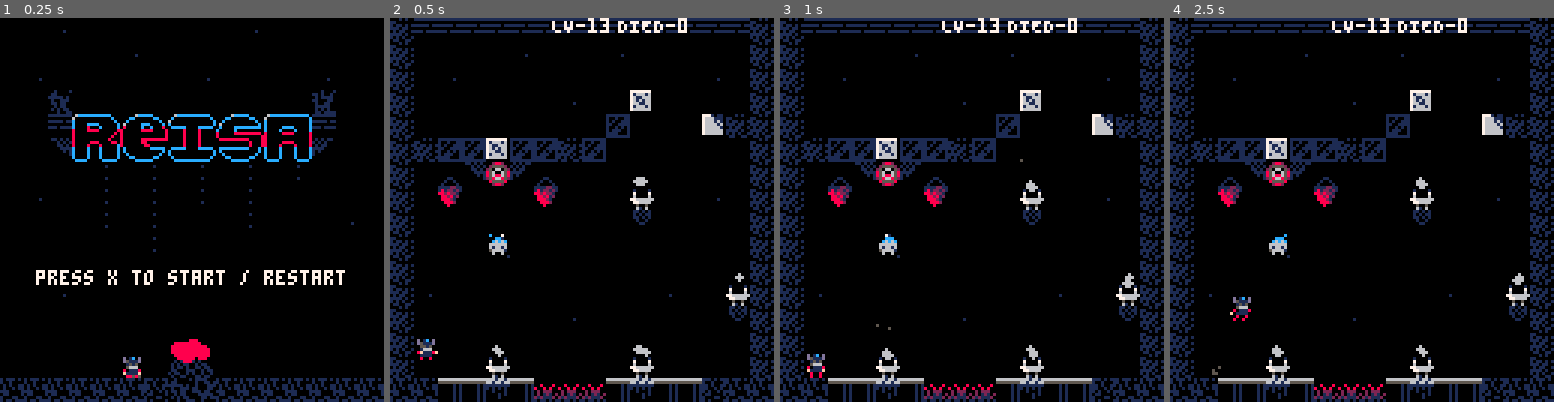
Above: before the commit, frames 1-4 (left to right).
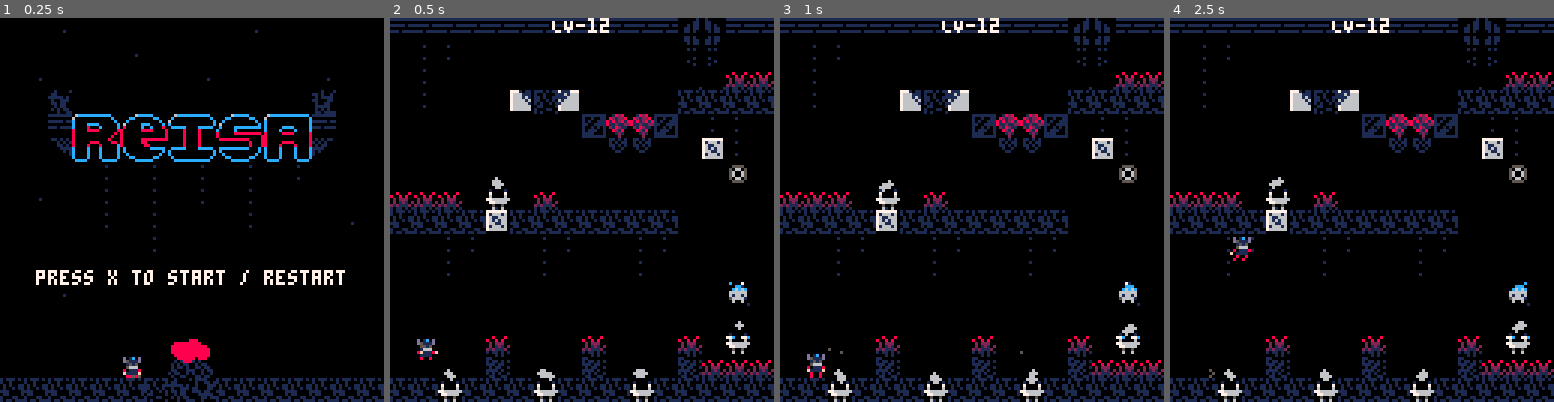
Above: after the commit, the same moments.

Repository: han-sen/pico-8-tests
Game: PICO-8 cartridge reisa/reisa.p8
Two runs of this game, one before a commit and one after it. Both use one fixed random seed, a clock stepped at 60 frames per second and the inputs below.
Inputs:
- Up to frame 1 (0.25 s): no input
- Up to frame 2 (0.5 s): tap X (X key) at 0.33 s
- Up to frame 3 (1 s): no input
- Up to frame 4 (2.5 s): tap X (X key) at 1.07, 1.85 s; hold Right 1.6-2.1 s; hold Up 2.15-2.42 s; hold Right from 2.47 s (still down)

Frame 1 is identical in both runs. In frame 2, 22% of the frame differs, in the area x 0-100%, y 0-100%; in frame 3, 22%; in frame 4, 23%.

Commit message:
added victory screen stats

Diff:
--- a/reisa/reisa.p8
+++ b/reisa/reisa.p8
@@ -46,7 +46,8 @@
 		map_start = 0,
 		map_end = 128,
 		menu_anim_1 = 0,
-		menu_anim_2 = 0
+		menu_anim_2 = 0,
+		finish_time = 0
 	}
 	effects = {}
 	bullets = {}
@@ -84,10 +85,6 @@
 
 -- DEBUG OUTPUT
 function draw_debug()
-	if world.current_level > 1 then
-		print("LV-"..world.current_level, game_camera.cam_x + 54, game_camera.cam_y, 7)
-		print("DIED-"..death_count, game_camera.cam_x + 76, game_camera.cam_y, 7)
-	end
 end
 
 function update_game()
@@ -162,14 +159,14 @@
 07766660077666600776666007766660000000000000000000000000000000000000000000000000000000000000000000000000000000000000000000000000
 00500500005005000050050000500500000000000000000000000000000000000000000000000000000000000000000000000000000000000000000000000000
 00600600006006000060060000600600000100000000000000000000000000000000000000000000000000000000000000000000000000000000000000000000
-01112210001828000282200000000000000000000000000000000000000000000000000000000000000000000000000000000000000000000000000000000000
-28122122082122808118281000000000000000000000000000000000000000000000000000000000000000000000000000000000000000000000000000000000
-88282210818128182880222000000000000000000000000000000000000000000000000000000000000000000000000000000000000000000000000000000000
-08828120811211220220018000000000000000000000000000000000000000000000000000000000000000000000000000000000000000000000000000000000
-08882100021821100028102200000000000000000000000000000000000000000000000000000000000000000000000000000000000000000000000000000000
-00888200008218001001200000000000000000000000000000000000000000000000000000000000000000000000000000000000000000000000000000000000
-00080000000121002800820000000000000000000000000000000000000000000000000000000000000000000000000000000000000000000000000000000000
-00000000000020000201228000000000000000000000000000000000000000000000000000000000000000000000000000000000000000000000000000000000
+01112210001828000282200000666600000000000000000000000000000000000000000000000000000000000000000000000000000000000000000000000000
+28122122082122808118281006777750000000000000000000000000000000000000000000000000000000000000000000000000000000000000000000000000
+88282210818128182880222067707775000000000000000000000000000000000000000000000000000000000000000000000000000000000000000000000000
+08828120811211220220018067707775000000000000000000000000000000000000000000000000000000000000000000000000000000000000000000000000
+08882100021821100028102267750075000000000000000000000000000000000000000000000000000000000000000000000000000000000000000000000000
+00888200008218001001200067777775000000000000000000000000000000000000000000000000000000000000000000000000000000000000000000000000
+00080000000121002800820006777750000000000000000000000000000000000000000000000000000000000000000000000000000000000000000000000000
+00000000000020000201228000666500000000000000000000000000000000000000000000000000000000000000000000000000000000000000000000000000
 00000666666000000010010000000011110000000000000001111110000101000000011111100000777777700010010000100001101110100010100000000000
 00062662266260000001100000000110001000000000000000111100110000000001111111111000716661600100100001000010010010000110110000000000
 00666015510666000000000000001101100100000000000001111110101101010011111111111100761166601001010010000100001001000110110000000000
@@ -178,13 +175,13 @@
 66111111111111660001100001101110101100100001100000111100111101001011011111011110716661601000010010110000000000001110111000000000
 06610101101016600010010011011111010110010010010000011000101010011111111111111101766666600000100001000000000000000110110000000000
 01001110011100100100001011111111001001110100001000000000011001101111111111111000000000000001100010000000000000000010100000000000
-06610101101016601111111101010110011010100000000000000000000000001111110110111001000000000010000100000000000000000000000000000000
-66111111111111660000000010101000000101010000000000000000000000001111111111111000000000000100001000000000000000000000000000000000
-62611100001116261111101101011000000110100000000000000000000000000111110000110000000000001000010000000000000000000000000000000000
-06661100001166600000000011110000000011110000000000000000000000000111000110001000000000000000110000000000000000000000000000000000
-06666010010666601110111110100000000001010000000000000000000000000011110111010100000000000001000000000000000000000000000000000000
-00662661166266000000000010000000000000010000000000000000000000000001111110101000000000000010000000000000000000000000000000000000
-00026666666620000000000000000000000000000000000000000000000000000000011101000000000000000100000000000000000000000000000000000000
+06610101101016601111111101010110011010100000000000000000000000001111110110111001771711100010000100000000000000000000000000000000
+66111111111111660000000010101000000101010000000000000000000000001111111111111000716661100100001000000000000000000000000000000000
+62611100001116261111101101011000000110100000000000000000000000000111110000110000761166101000010000000000000000000000000000000000
+06661100001166600000000011110000000011110000000000000000000000000111000110001000761616600000110000000000000000000000000000000000
+06666010010666601110111110100000000001010000000000000000000000000011110111010100766116100001000000000000000000000000000000000000
+00662661166266000000000010000000000000010000000000000000000000000001111110101000716661600010000000000000000000000000000000000000
+00026666666620000000000000000000000000000000000000000000000000000000011101000000766666600100000000000000000000000000000000000000
 00000555555000000000000000000000000000000000000000000000000000000000000000000000000000001000000000000000000000000000000000000000
 00000010010000000000000000000000000000000000011000000000000000000000000000000000000000000000000000000000000000000000000000000000
 00000110011000000000000000000000000000000000100100100000000000000000000000000000000000000000000000000000000000000000000000000000
@@ -220,7 +217,7 @@
 0cccc00000ccccc000000cccccc0000000cccccccccccc0000000cccccc000000cccc000000cccc0000000000000000000000000000000000000000000000000
 __gff__
 0008040000000000000001010000000100010100000808080800000100000000020200000000000000000000000000000001010101000000000000000200000100000000000000000000000000000000000000000000000000000000000000001000000010000000000000000000000002020000000000000000000000000000
-0000020000000001000021000000000002020100000000000000000000000000000000000000000000000000000000000000000000000000000000000000000000000000000000000000000000000000000000000000000000000000000000000000000000000000000000000000000000000000000000000000000000000000
+0000020000000001000021000000000002020100000000000000210000000000000000000000000000000000000000000000000000000000000000000000000000000000000000000000000000000000000000000000000000000000000000000000000000000000000000000000000000000000000000000000000000000000
 __map__
 0e0e0e0e0e0e0e0e0e0e2222222222220a0a0a0a0a0a0a0a0a0a0a0a0a0a0a1b000013140000000000000000000000000a0a0a0a0a0a0a0a0a0a0a0a0a0a0a0a0a3c3c3c3c3c3c3c3c3c3c3c3c3c3c0a0a0a0a0a0a0a0a0a0a0a0a0a0a0a0a0a0a0a0a0a0a0a0a0a0a0a0a0a0a0a0a0a22220000222222222288892222222222
 0e0e0e0e0e0e0e0e0e0e2222222222221b8b8c00000000000000000000001f1b0000393a0000000000000000000022220a0a22222222222222222222222222220a00003432330022220034323300000a000000000000000000000000000000000a0500000000000000000000292a000a22220000222200002298990d22222200
@@ -238,21 +235,21 @@
 0e0e0e0e0e0e0e0e0e0e220e02020e22000000000000000000003432310a0a0a000000006400000300006400000000030a000000000a202020202020640000030a000000330000850000851c001c000a0000000d643f383f0d0d0d00000d00000a0000000a80810a000000000000000a00000000000000000000000000000000
 111211121112111211121112111211120a0a0a0a0a0a0a0a0a0a0a0a0a0a0a0a0a0a0a000c00000300000c00000000030a000000640a0a0a0a0a0a0a0a0a0a0a0a000034310000860202861c001c200a0000000d3f3f383f200d0d02020d00000a00000f3f90913f0f0000000000000a00000000010000000000000000000000
 0a0a0a0a0a0a0a0a0a0a0a0a0a0a0a0a0a0a0a0a0a0a0a0a0a0a0a0a0a0a0a0a0a0a0a202020202020202020202020200a0a0a0a0a0a0a0a0a0a0a0a0a0a0a0a0a11111111111111111111111111110a0a0a0a0a0a0a0a0a0a0a0a0a0a0a0a0a0b12123412121212331212121264120b0a0a0a0a0a0a0a0a0a0a0a0a0a0a0a64
-0a0a0a0a0a0a0a0a0a0a0e0e0a0a0a0a000000980a0f0f0a0a0f0f0a99000000878b0e8b8c2222222222222222222287929292929292929292929292a0a1929287929292929292929292929292929287000000000000000000000000000000000000000000000000000000000000000000000d000000000000000d0000000000
-0a27283e0000000000390c0c3a00000a0000000d00000022220000000d000000870e0e9b222200220000222222002287002222000000000000000000b0b1000087000000000d0000000d000000000087000000000000000000000000000000000000000000000000000000000000000000000000000d00000000000000000000
-0a380a0000202020000002020000000a0d00000000000022220000000000000d878b8c227000000071020271000000870022000000000000000000000202202087000d000000000000000000000d00870000000000000000000000000000000000000000000000000000000000000000000d0000000000000d000000000d0000
-0a0a0a00008d8d8d000012120000000a00000000000d121212120d0000000000879b2270000000000c92920c000021870022000000330b34000000000a0a0a0a870000000000000d00008a0000000087000000000000000000000000000000000000000000000000000000000000000000002700000000000000000000280000
-0a22220000000000000000000000000a0000000d000000808100000a0b200d000a22700000000000000000000000008700000000000000000f71710f002222008700000000000000000f0000003387870000000000000000000000000000000000000000000000000000000000000000000092c0c1c2c3c4c5c6c7c8c9920000
-0a222200000000000000000000008a0a000d00000000009091000027283e0000877000000000000000000000000000870000000000000000000c0c00008a220087870f0f8a0f0f870f000000000000870000000000000000000000000000000000000000000000000000000000000000000094d0d1d2d3d4d5d6d7d8d93e0000
-0a220000008a000000008a000000000a00000000000000000000213f0b000000870000000000000000000012120000870000000000000000000000000000000087008594099385000000000000000087000000000000000000000000000000000000000000000000000000000000000000000000220022002200220022000000
-0a00000a0a0a0a0a0a0a0a0a0a0a8a0a000000000d0000010000000b3f0d0012870000000000600000000000000000872020200064002000000000000000000087003c0000003c0000006400000d00870000000000000000000000000000000000000000000000000000000000000000000d0000220022002200220000000000
-0a000000000000000000000022223c0a00006000000000000000000b000000008700000000000f0000000000000000870a0a0a0a8a0a0a0a0a0a0a0a00000000870000000000000000000c0000000087000000000000000000000000000000000000000000000000000000000000000000000000220022000000220000000d00
-0a64000000000000000000000022220a00000c000000000f0f20000000001200870000000000000000008700000000870000222200002222000022220000000087000000010000000000000000000087000000000000000000000000000000000000000000000000000000000000000000000000000022000000000000000000
-0a0a0a8a8a8a0f8a8a8a00000022000a000d00000000000e0e3e00121200000d870000000087000000008700000000870000220000002200000022000000000087000000000000000000000000000087000000000000000000000000000000000000000000000000000000000000000000000000000000000000000d00000000
-0a0000000000000000008a000000000a00000000000d000f0f000000000000208712000000871200002187000000608700000000000000000000000000000100870d0000000000000000000d00006487000000000000000000000000000000000000000000000000000000000000000000000d00000000000000000000000000
-0a00000000000000000000000000000a000000000000000e0e000000001212128700000000870000000087010000038700000000000000000000000000000000870000000000000d0000000000000c87000000000000000000000000000000000000000000000000000000000000000000000000000000000000000000000000
-0a0000008a0000008a0000000000000a000000000000000f0f00000202000000870000001287000000008712000003870000000020000000200000002000600087000000000000000000000000000087000000000000000000000000000000000000000000000000000000000000000000000000000000000000000000000000
-0a00008a00000100008a00000000640a00000f006400000e0e00008282000000870000002087202020208720202020870000000087000000870000008720202087000000640000000000640000000087000000000000000000000000000000000000000000000000000000000000000000000000004d00a5a600000000000000
+0a0a0a0a0a0a0a0a0a0a0e0e0a0a0a0a000000980a0f0f0a0a0f0f0a99000000878b0e8b8c2222222222222222222287929292929292929292929292a0a19292879292929292929292929292929292870a0a0a0a0a0a0a0a0a0a0a0a0a0a0a0a0000000000000000000000000000000000000d000000000000000d0000000000
+0a27283e0000000000390c0c3a00000a0000000d00000022220000000d000000870e0e9b222200220000222222002287002222000000000000000000b0b100008700002200220000000d0000000000870a0a0a0a00000000000000000a0a0a0a0000000000000000000000000000000000000000000d00000000000000000000
+0a380a0000202020000002020000000a0d00000000000022220000000000000d878b8c2270000000710202710000008700220000000000000000000002022020870000390e3a000000000000000d00870a0a0a0a00000000000000000a0a0a0a00000000000000000000000000000000000d0000000000000d000000000d0000
+0a0a0a00008d8d8d000012120000000a00000000000d121212120d0000000000879b2270000000000c92920c000021870022000000330b34000000000a0a0a0a870d00000000000d0000000000a5a6870a0a0a0a0a0a0a0a0a0a0a0a0a0a0a0a0000000000000000000000000000000000002700000000000000000000280000
+0a22220000000000000000000000000a0000000d000000808100000a0b200d000a22700000000000000000000000008700000000000000000f71710f00222200870000020200000000000000009a87870a0a0a0a0a2200000000220a0a0a0a0a00000000000000000000000000000000000092c0c1c2c3c4c5c6c7c8c9920000
+0a222200000000000000000000008a0a000d00000000009091000027283e0000877000000000000000000000000000870000000000000000000c0c00008a220087870f0f8a0f0f870000000000003c870a0a0a000022000000002200000a0a0a00000000000000000000000000000000000094d0d1d2d3d4d5d6d7d8d93e0000
+0a220000008a000000008a000000000a00000000000000000000213f0b0000008700000000000000000000121200008700000000000000000000000000000000870085940993850000000000000000870a0a0000002200000000220000000a0a0000000000000000000000000000000000000000220022002200220022000000
+0a00000a0a0a0a0a0a0a0a0a0a0a8a0a000000000d0000010000000b3f0d0012870000000000600000000000000000872020200064002000000000000000000087003c0000003c0000006400000d00870a0a0000002200000000220000000a0a00000000000000000000000000000000000d0000220022002200220000000000
+0a000000000000000000000022223c0a00006000000000000000000b000000008700000000000f0000000000000000870a0a0a0a8a0a0a0a0a0a0a0a00000000870000000000000000000c00000000870a0a0000000000000000000000000a0a0000000000000000000000000000000000000000220022000000220000000d00
+0a64000000000000000000000022220a00000c000000000f0f200000000012008700000000000000000087000000008700002222000022220000222200000000870000000100000000000000000000870a00000000730000000000000000000a0000000000000000000000000000000000000000000022000000000000000000
+0a0a0a8a8a8a0f8a8a8a00000022000a000d00000000000e0e3e00121200000d8700000000870000000087000000008700002200000022000000220000000000870000000000000000000000000000870a00000000000000000000000000000a0000000000000000000000000000000000000000000000000000000d00000000
+0a0000000000000000008a000000000a00000000000d000f0f000000000000208712000000871200002187000000608700000000000000000000000000000100870d0000000000000000000d000064870a00000000000000000000000000000a0000000000000000000000000000000000000d00000000000000000000000000
+0a00000000000000000000000000000a000000000000000e0e000000001212128700000000870000000087010000038700000000000000000000000000000000870000000000000d0000000000000c870a00000000000000000000000000000a0000000000000000000000000000000000000000000000000000000000000000
+0a0000008a0000008a0000000000000a000000000000000f0f000002020000008700000012870000000087120000038700000000200000002000000020006000870000000000000000000000000000870a00000000000000000000000000000a0000000000000000000000000000000000000000000000000000000000000000
+0a00008a00000100008a00000000640a00000f006400000e0e000082820000008700000020872020202087202020208700000000870000008700000087202020870000006400000000006400000000870a00000000000000000000000000000a0000000000000000000000000000000000000000004d00a5a600000000000000
 0a0a0a0a8a0f0f0f8a0a0a0a0a0a0a0a0a0a0f202020200f0f20200303202020341b1b1b1b1b1b1b1b1b1b1b1b1b1b330a0a640a0a0a640a0a0a640a0a0a0a0a0a0a11111211202020111211110b0a0a0a0a0a0a0a0a0a0a0a0a0a0a0a0a0a0a0a0a0a0a0a0a0a0a0a0a0a0a0a0a0a0a0a0a0a0a0a0a0b27380a0a0a0a0a0a0a
 
 
--- a/reisa/src/draw.lua
+++ b/reisa/src/draw.lua
@@ -6,6 +6,16 @@
 		print("Jump in the fountain", game_camera.cam_x + 24, game_camera.cam_y + 3, 7)
 		print("to start the trial", game_camera.cam_x + 27, game_camera.cam_y + 10, 0)
 		print("to start the trial", game_camera.cam_x + 28, game_camera.cam_y + 11, 7)
+	elseif world.current_level > 1 and world.current_level < 14 then
+		print("LV-"..world.current_level, game_camera.cam_x + 54, game_camera.cam_y, 7)
+	elseif world.current_level == 14 then
+		local minutes = flr(finish_time / 60)
+		local seconds = flr(finish_time) % 60
+		local f_time = minutes..":"..seconds
+		print("VICTORY", game_camera.cam_x + 50, game_camera.cam_y + 14, 12)
+		print("DEATHS: "..death_count, game_camera.cam_x + 50, game_camera.cam_y + 64, 12)
+		print("TIME: "..f_time, game_camera.cam_x + 50, game_camera.cam_y + 74, 12)
+		print("press x to restart", game_camera.cam_x + 28, game_camera.cam_y + 96, 7)
 	end
 end
 
--- a/reisa/src/fountains.lua
+++ b/reisa/src/fountains.lua
@@ -77,8 +77,14 @@
         },
         {
             level = 13,
-            x = 8,
+            x = 28,
             y = 32,
+            active = false
+        },
+        {
+            level = 14,
+            x = 0,
+            y = 0,
             active = false
         }
     }
--- a/reisa/src/game_keys.lua
+++ b/reisa/src/game_keys.lua
@@ -79,6 +79,12 @@
             x = 32,
             y = 72,
             found = false
+        },
+        {
+            level = 14,
+            x = 40,
+            y = 62,
+            found = false
         }
     }
 }
--- a/reisa/src/hazards.lua
+++ b/reisa/src/hazards.lua
@@ -81,6 +81,11 @@
             level = 13,
             x = 32,
             y = 48
+        },
+        {
+            level = 13,
+            x = 108,
+            y = 20
         }
     }
 }
--- a/reisa/src/player.lua
+++ b/reisa/src/player.lua
@@ -1,5 +1,5 @@
 player = {
-    x = 8 + (128 * 4),
+    x = 8 + (128 * 3),
     y = 104 + (128 * 1),
     sprite = 64,
     size = 1,
--- a/reisa/src/update.lua
+++ b/reisa/src/update.lua
@@ -77,7 +77,7 @@
 	elseif player.dy < 0 then -- jumping
 		player.jumping = true
 		player.landed = false
-		if map_collide(player, "up", 0) or map_collide(player, "right", 0) or map_collide(player, "left", 0)then
+		if map_collide(player, "up", 0) then
 			player.dy = 0
 		end
 	end
--- a/reisa/src/utils.lua
+++ b/reisa/src/utils.lua
@@ -62,6 +62,9 @@
 		sfx(18)
 		-- add a scene transition particle in the middle of the upcoming level
 		transition_fx(player.x + 4, player.y + 8, 2, particles.transition_fx, 10)
+		if level == 13 then
+			finish_time = time()
+		end
 	end
 end
 
